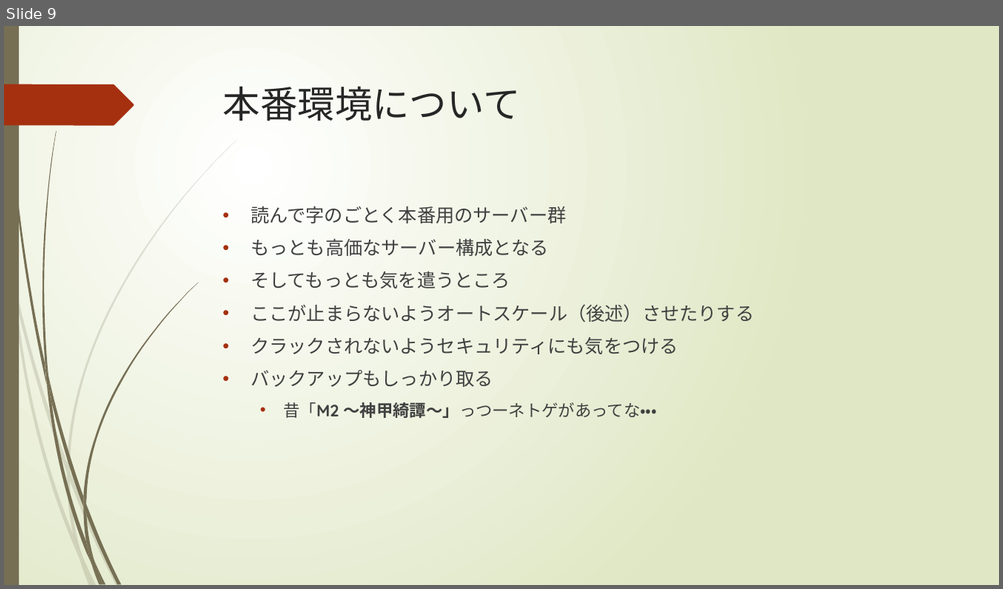
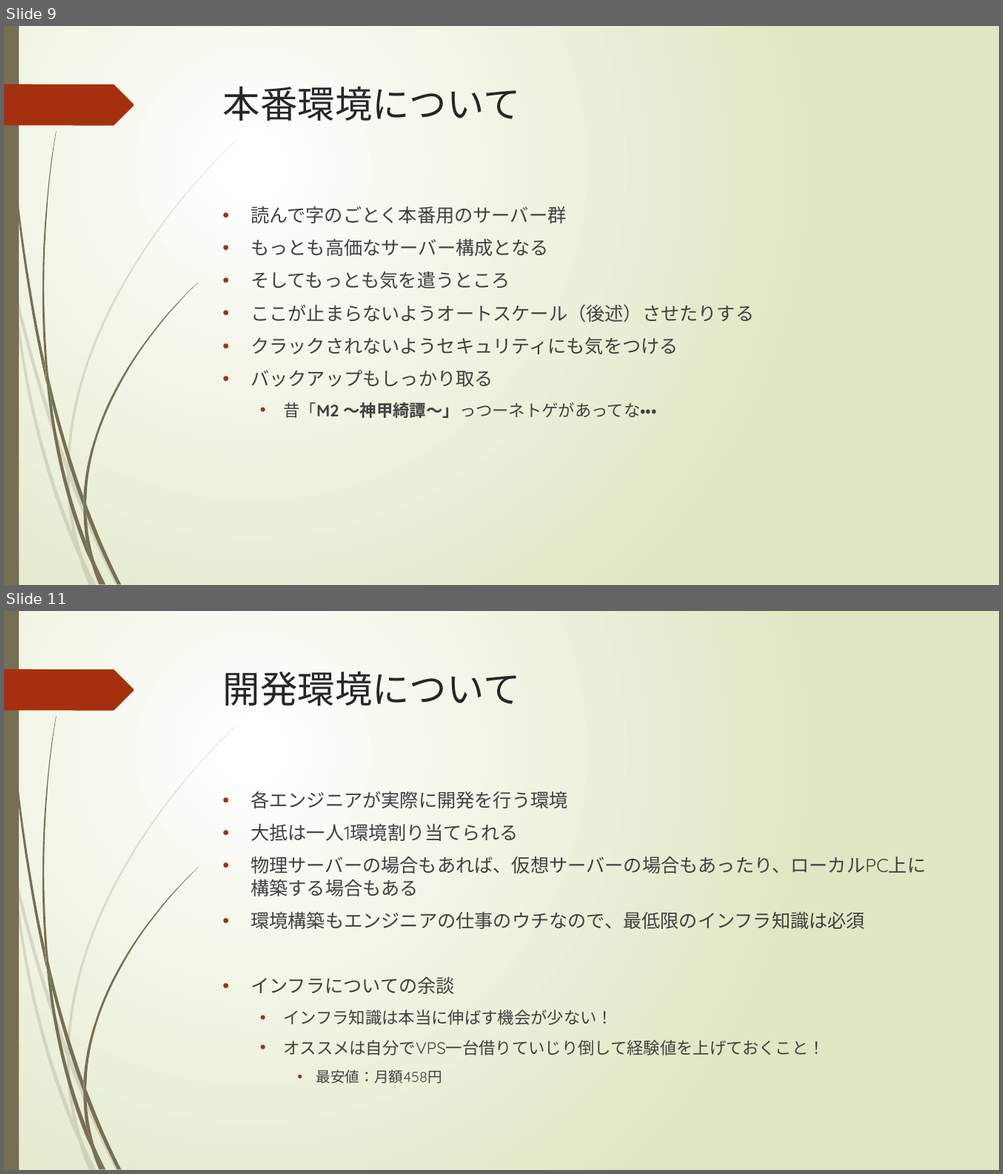
Before and after one commit to gallu/SchoolGameServer, a slide deck: Lessons/lesson9/docs/Lesson9.pptx. Shown one above the other, each under a label of ours: slide 9 before the commit, slides 9 and 11 after it; the slides between them are not shown. The pictures are 1003x589 and 1003x1174 pixels, drawn with LibreOffice and Linux fonts; fonts in the diff are those of the drawing. Boxes give left, top, right and bottom in pixels: in the first picture for what was removed or moved away, otherwise in the second. Text is boxed around its words. In the diff, an @@ line names an element or a change of style, - is before the commit and + after.

```diff
--- a/Lessons/lesson9/docs/Lesson9.pptx
+++ b/Lessons/lesson9/docs/Lesson9.pptx
@@ slide 11 added at (4,611,999,1170), background gradient #FFFFFF to #DFE8C4; not listed: 24 template elements that a slide beside it also shows @@
@@ title added at (223,671,521,706), 36 pt, text #262626 @@
+開発環境について
@@ text added at (250,792,925,1084), 18 pt, text #404040 @@
+• 各エンジニアが実際に開発を行う環境
+• 大抵は一人1環境割り当てられる
+• 物理サーバーの場合もあれば、仮想サーバーの場合もあったり、ローカルPC上に構築する場合もある
+• 環境構築もエンジニアの仕事のウチなので、最低限のインフラ知識は必須
+• インフラについての余談
+  • インフラ知識は本当に伸ばす機会が少ない！
+  • オススメは自分でVPS一台借りていじり倒して経験値を上げておくこと！
+    • 最安値：月額458円
```
Also in this commit, not shown: 1 slide changed, 8 other slides added.
